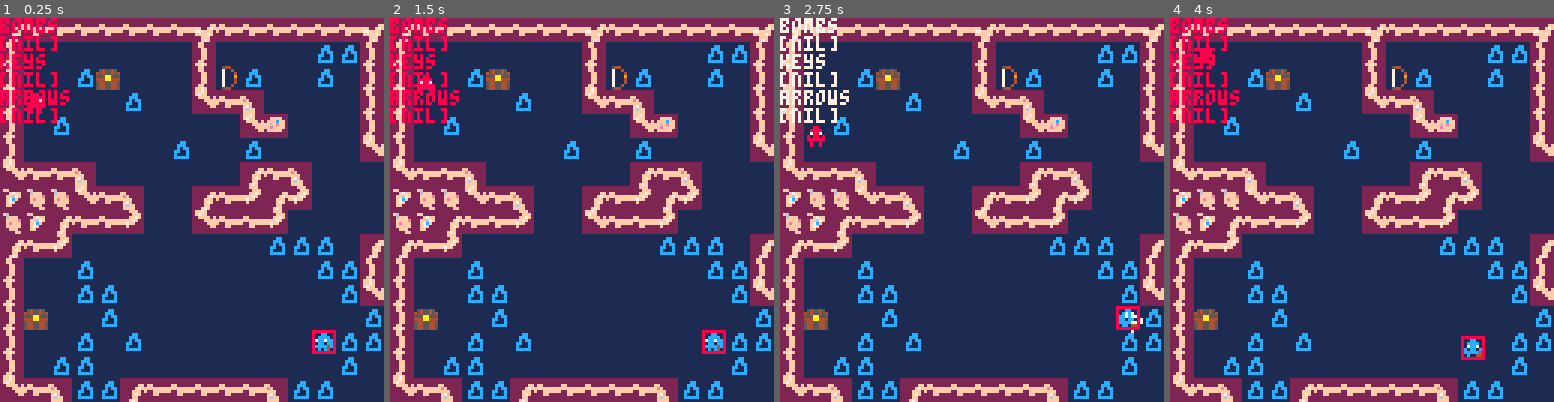
Above: before the commit, frames 1-4 (left to right).
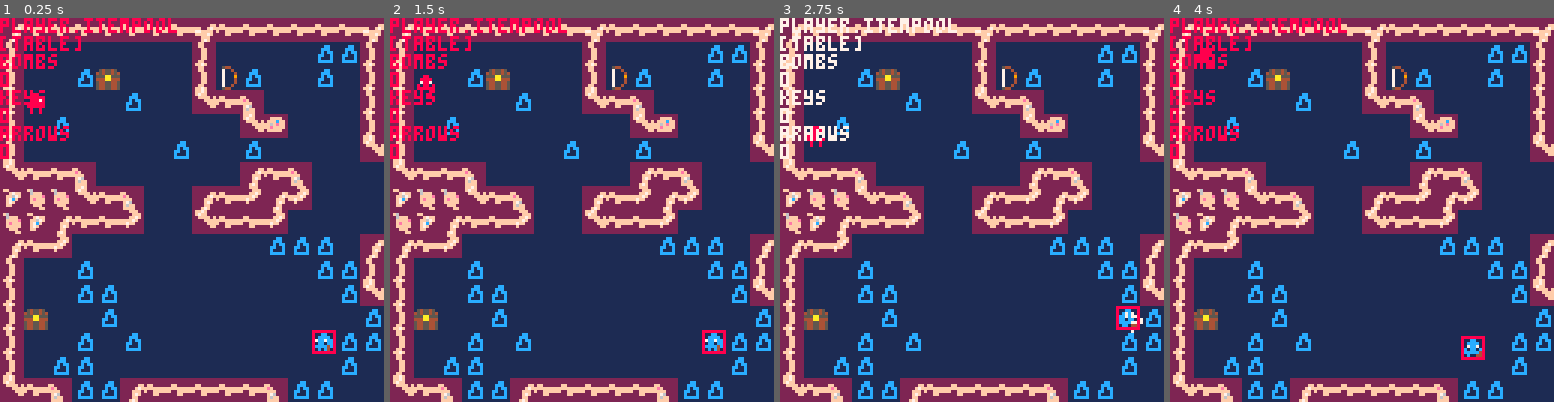
Above: after the commit, the same moments.

Repository: s-france/pico8GameS
Game: PICO-8 cartridge squid.p8
Two runs of this game, one before a commit and one after it. Both use one fixed random seed, a clock stepped at 60 frames per second and the inputs below.
Inputs:
- Up to frame 1 (0.25 s): no input
- Up to frame 2 (1.5 s): tap X (X key) at 0.33, 1.07 s; tap O (Z key) at 0.7 s
- Up to frame 3 (2.75 s): hold Right 1.6-2.1 s; tap O (Z key) at 1.7, 2.1, 2.5 s; tap X (X key) at 1.85 s; hold Up 2.15-2.42 s; hold Right from 2.47 s (still down)
- Up to frame 4 (4 s): tap O (Z key) at 2.9, 3.3, 3.7 s; tap X (X key) at 2.97 s; release Right at 3.03 s; hold Left 3.08-3.58 s; hold Down 3.63-3.97 s

The runs differ from the first frame. In frame 1, 2.3% of the frame differs, in the area x 0-47%, y 0-37%; in frame 2, 2.3%; in frame 3, 2.3%; in frame 4, 2.3%.

Commit message:
Update squid.p8

Diff:
--- a/squid.p8
+++ b/squid.p8
@@ -68,13 +68,14 @@
 	print(player.mapposx)
 	print("y: ")
 	print(player.mapposy)--]]
-
+	print("player.itempool")
+	print(player.itempool)
 	print("bombs")
-	print(player.bombs)
+	print(player.resources.bombs)
 	print("keys")
-	print(player.keys)
+	print(player.resources.keys)
 	print("arrows")
-	print(player.arrows)
+	print(player.resources.arrows)
 
 
 	foreach(hitboxes, draw_hitbox)
@@ -676,17 +677,17 @@
   for i=1,4 do
   	loopflag = fget(mget((xtemp+xpm),(ytemp+ypm)), i)
   	if (loopflag == true and i == 1 ) then
-  		player.bombs += 5
+  		player.resources.bombs += 5
   		player.interaction = true
   		sfx(8)
   		mset((xtemp+xpm),(ytemp+ypm),24)
   	elseif (loopflag == true and i== 2 ) then
-  		player.keys += 1
+  		player.resources.keys += 1
   		player.interaction = true
   	 sfx(8)
   		mset((xtemp+xpm),(ytemp+ypm),24)
   	elseif (loopflag == true and i==3 ) then
-  		player.arrows += 20
+  		player.resources.arrows += 20
   		player.interaction = true
   		sfx(8)
   		mset((xtemp+xpm),(ytemp+ypm),24)
